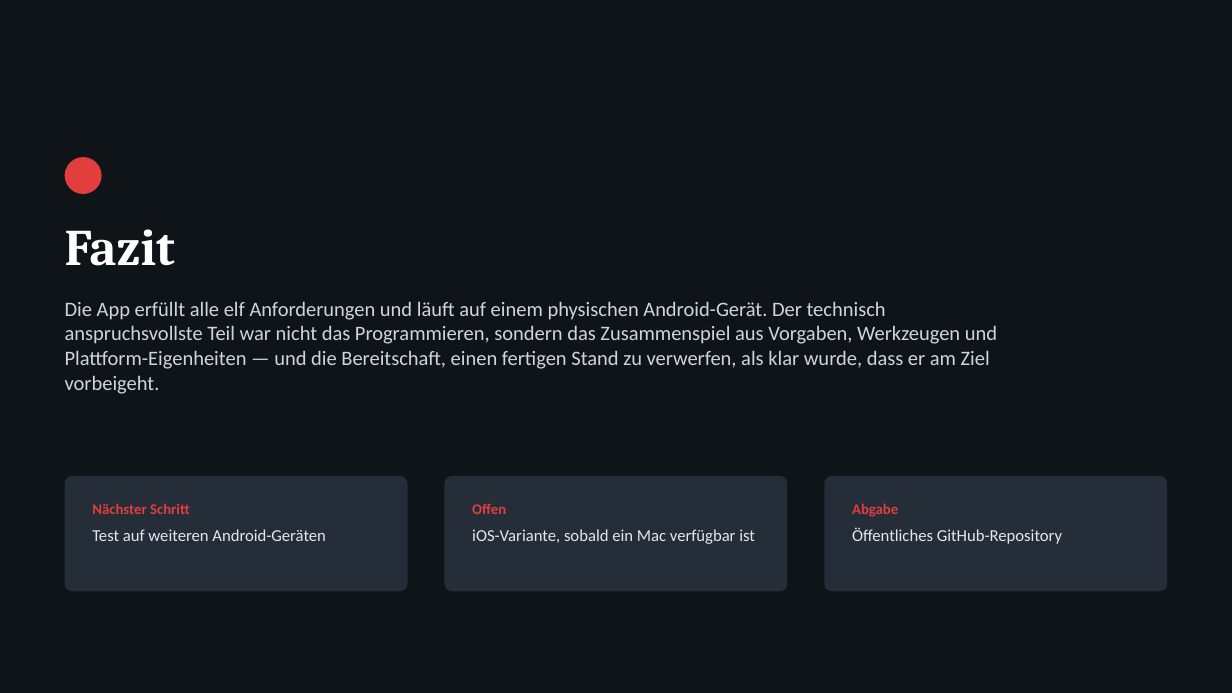
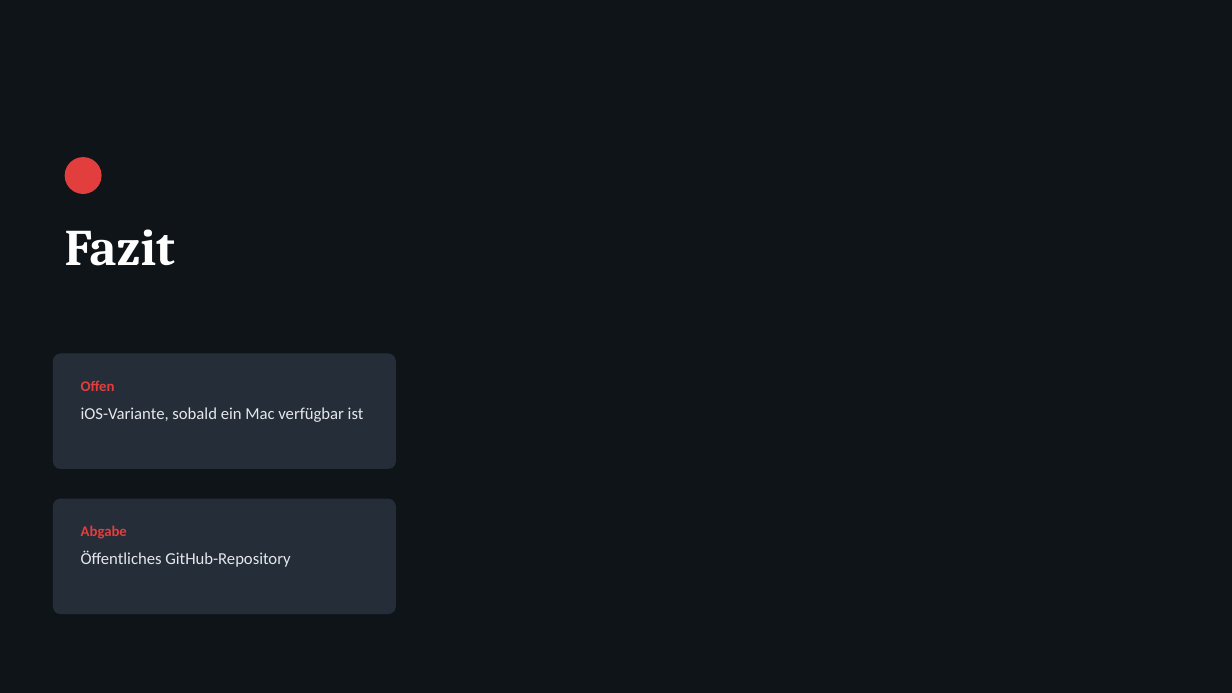
Before and after one commit to Denni-spy/audio-recorder-app, a slide deck: slide 14 of praesentation/Audio-Recorder-App-Praesentation.pptx (slide 15 before the commit). Drawn at 1232x693 pixels with LibreOffice and Linux fonts; fonts in the diff are those of the drawing. Boxes give left, top, right and bottom in pixels: in the first picture for what was removed or moved away, otherwise in the second. Text is boxed around its words. In the diff, an @@ line names an element or a change of style, - is before the commit and + after.

Commit message:
Praesentation: finale Abgabefassung

```diff
--- a/praesentation/Audio-Recorder-App-Praesentation.pptx
+++ b/praesentation/Audio-Recorder-App-Praesentation.pptx
@@ text removed at (65,301,997,394) @@
-Die App erfüllt alle elf Anforderungen und läuft auf einem physischen Android-Gerät. Der technisch anspruchsvollste Teil war nicht das Programmieren, sondern das Zusammenspiel aus Vorgaben, Werkzeugen und Plattform-Eigenheiten — und die Bereitschaft, einen fertigen Stand zu verwerfen, als klar wurde, dass er am Ziel vorbeigeht.
@@ 2 texts, 1 rounded rectangle: place and size @@
-2 texts, 1 rounded rectangle at (445,476,787,592)
+2 texts, 1 rounded rectangle at (53,354,396,470)
@@ rounded rectangle removed at (65,476,408,592) @@
@@ 2 texts, 1 rounded rectangle: place and size @@
-2 texts, 1 rounded rectangle at (824,476,1167,592)
+2 texts, 1 rounded rectangle at (53,499,396,615)
@@ text removed at (92,503,190,514) @@
-Nächster Schritt
@@ text removed at (92,529,326,541) @@
-Test auf weiteren Android-Geräten
```
Also in this commit, not shown: 12 other slides changed, 1 slide removed.
